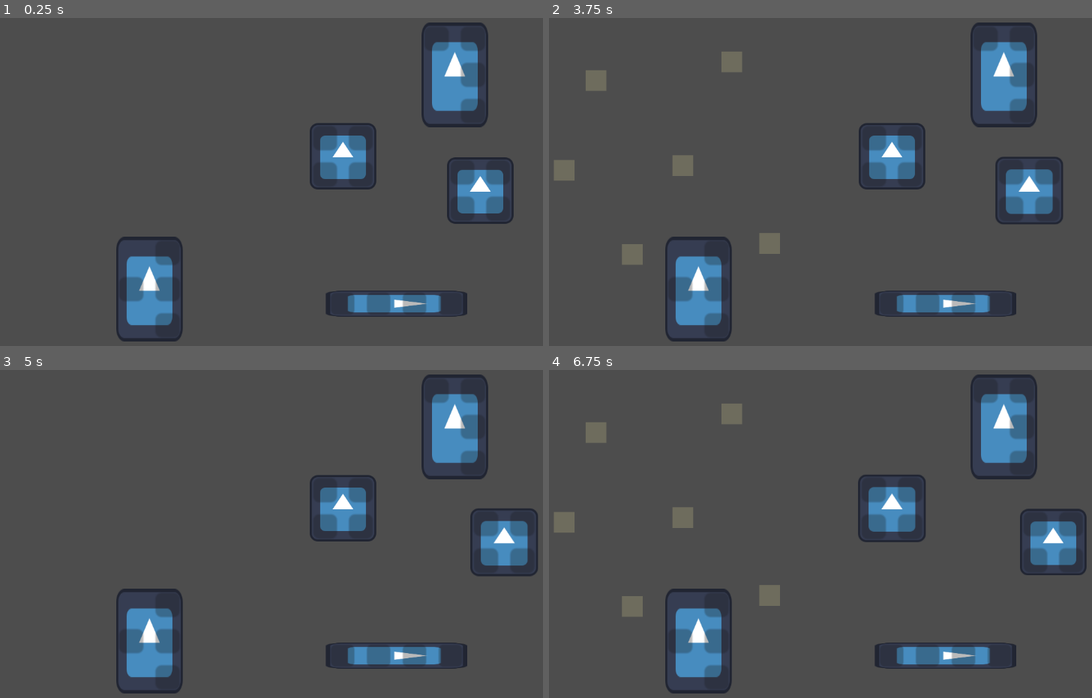
Above: before the commit, frames 1-4 (two rows, left to right).
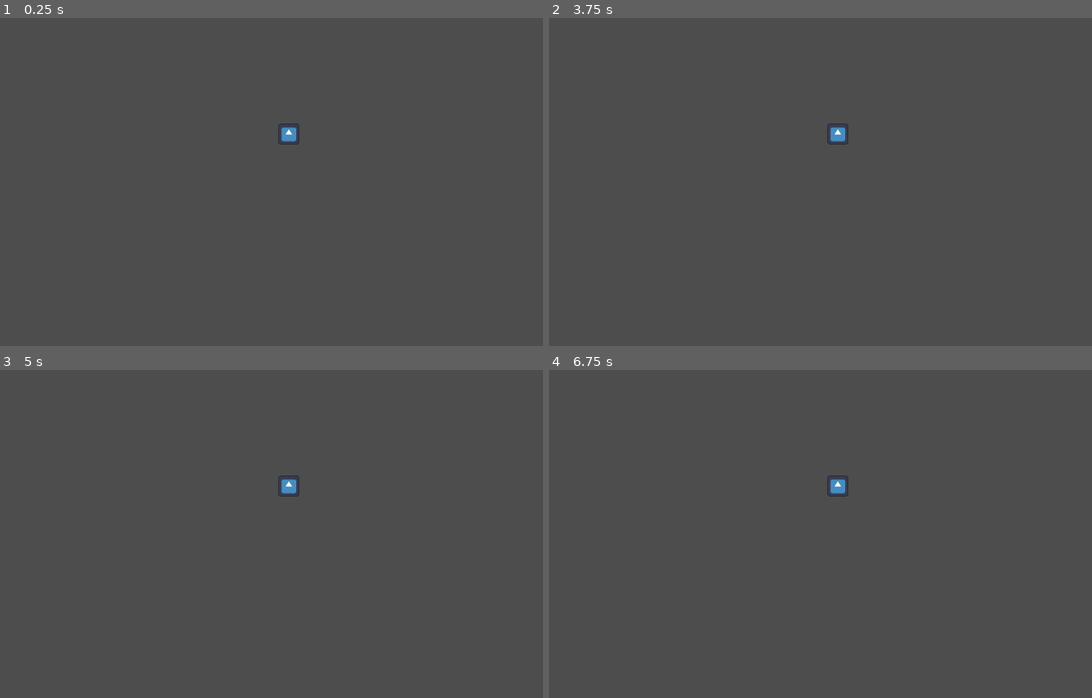
Above: after the commit, the same moments.

Repository: RRealJ/GameJam2024
Game: Godot game, scene res://cenas/testesPecas.tscn
The game is run twice, just before and just after one commit, with the same random seed, the same clock (stepped at 60 frames per second) and the same inputs. The project has no main scene, so this scene is started directly. The engine's default icon, where the game draws it, is replaced by a stand-in: a white triangle on a blue panel in a dark square.
Inputs (mouse positions are in pixels of both pictures, inside the frame that each line leads up to):
- Up to frame 1 (0.25 s): no input
- Up to frame 2 (3.75 s): tap Enter at 0.5, 2, 3.5 s; move the mouse to (891, 303) at 0.52 s; press the mouse at (891, 303) at 0.53 s; tap Space at 1.25, 2.75 s; move the mouse to (999, 303) at 1.27 s; release the mouse at (999, 303) at 1.28 s; click (999, 303) at 1.35 s; move the mouse to (961, 303) at 2.02 s; press the mouse at (961, 303) at 2.03 s; move the mouse to (929, 303) at 2.77 s; release the mouse at (929, 303) at 2.78 s; click (929, 303) at 2.85 s; move the mouse to (1010, 172) at 3.52 s; press the mouse at (1010, 172) at 3.53 s
- Up to frame 3 (5 s): tap Space at 4.25 s; move the mouse to (499, 524) at 4.27 s; release the mouse at (499, 524) at 4.28 s; click (499, 524) at 4.35 s
- Up to frame 4 (6.75 s): move the mouse to (1037, 560) at 5.02 s; press the mouse at (1037, 560) at 5.03 s; move the mouse to (1070, 560) at 5.77 s; release the mouse at (1070, 560) at 5.78 s; click (1070, 560) at 5.85 s; move the mouse to (874, 491) at 6.52 s; press the mouse at (874, 491) at 6.53 s

The runs differ from the first frame. In frame 1, 12% of the frame differs, in the area x 21-95%, y 1-99%; in frame 2, 14%; in frame 3, 13%; in frame 4, 14%, in the area x 0-100%, y 1-99%.

Commit message:
restruturando codigo para melhorar estrutura de quebra-cabeças como explicado ontem

Diff:
--- a/cenas/buraco.tscn
+++ b/cenas/buraco.tscn
@@ -24,3 +24,4 @@
 grow_vertical = 2
 mouse_filter = 2
 color = Color(0.485703, 0.485704, 0.485703, 1)
+metadata/_edit_use_anchors_ = true
--- /dev/null
+++ b/cenas/peca.tscn
@@ -0,0 +1,27 @@
+[gd_scene load_steps=4 format=3 uid="uid://divceqdmw882v"]
+
+[ext_resource type="Texture2D" uid="uid://c87dfcgjth2gt" path="res://icon.svg" id="1_3b64e"]
+[ext_resource type="Script" path="res://scripts/peca_geral.gd" id="1_bh5f1"]
+
+[sub_resource type="RectangleShape2D" id="RectangleShape2D_vh33k"]
+size = Vector2(116, 118)
+
+[node name="peca" type="Node2D"]
+script = ExtResource("1_bh5f1")
+
+[node name="sprite" type="Sprite2D" parent="."]
+scale = Vector2(0.3125, 0.3125)
+texture = ExtResource("1_3b64e")
+centered = false
+
+[node name="area" type="Area2D" parent="sprite"]
+
+[node name="colisao" type="CollisionShape2D" parent="sprite/area"]
+position = Vector2(64, 64)
+shape = SubResource("RectangleShape2D_vh33k")
+
+[connection signal="ready" from="." to="." method="_on_ready"]
+[connection signal="body_entered" from="sprite/area" to="." method="_on_area_body_entered"]
+[connection signal="body_exited" from="sprite/area" to="." method="_on_area_body_exited"]
+[connection signal="mouse_entered" from="sprite/area" to="." method="_on_mouse_entered"]
+[connection signal="mouse_exited" from="sprite/area" to="." method="_on_mouse_exited"]
--- a/cenas/peca2x2.tscn
+++ /dev/null
@@ -1,110 +0,0 @@
-[gd_scene load_steps=6 format=3 uid="uid://divceqdmw882v"]
-
-[ext_resource type="Texture2D" uid="uid://c87dfcgjth2gt" path="res://icon.svg" id="1_3b64e"]
-[ext_resource type="Script" path="res://scripts/peca_geral.gd" id="1_bh5f1"]
-[ext_resource type="Script" path="res://scripts/encaixes.gd" id="3_fqsut"]
-
-[sub_resource type="RectangleShape2D" id="RectangleShape2D_mo62t"]
-size = Vector2(31.0189, 30.6685)
-
-[sub_resource type="RectangleShape2D" id="RectangleShape2D_kcvb8"]
-size = Vector2(63.7969, 64.1563)
-
-[node name="peca2x2" type="Node2D"]
-script = ExtResource("1_bh5f1")
-
-[node name="sprite" type="Sprite2D" parent="."]
-texture = ExtResource("1_3b64e")
-
-[node name="area" type="Area2D" parent="sprite"]
-scale = Vector2(3.80413, 3.8802)
-
-[node name="Button" type="Button" parent="sprite/area"]
-offset_left = -15.0
-offset_top = -15.0
-offset_right = -2.99997
-offset_bottom = -2.99999
-mouse_filter = 2
-disabled = true
-metadata/_edit_use_anchors_ = true
-
-[node name="Button2" type="Button" parent="sprite/area"]
-offset_left = 3.0
-offset_top = 3.0
-offset_right = 15.0
-offset_bottom = 15.0
-mouse_filter = 2
-disabled = true
-metadata/_edit_use_anchors_ = true
-
-[node name="Button3" type="Button" parent="sprite/area"]
-offset_left = -15.0
-offset_top = 3.0
-offset_right = -3.0
-offset_bottom = 15.0
-mouse_filter = 2
-disabled = true
-metadata/_edit_use_anchors_ = true
-
-[node name="Button4" type="Button" parent="sprite/area"]
-offset_left = 3.0
-offset_top = -15.0
-offset_right = 15.0
-offset_bottom = -2.99999
-mouse_filter = 2
-disabled = true
-metadata/_edit_use_anchors_ = true
-
-[node name="colissao" type="CollisionShape2D" parent="sprite/area"]
-position = Vector2(-7.62939e-06, -0.12886)
-shape = SubResource("RectangleShape2D_mo62t")
-debug_color = Color(0, 0.6, 0.701961, 0.027451)
-
-[node name="enc1" type="Area2D" parent="sprite"]
-script = ExtResource("3_fqsut")
-
-[node name="encaixe1" type="CollisionShape2D" parent="sprite/enc1"]
-position = Vector2(-34, -34)
-shape = SubResource("RectangleShape2D_kcvb8")
-debug_color = Color(0.862745, 0.203922, 0, 0.282353)
-
-[node name="enc2" type="Area2D" parent="sprite"]
-script = ExtResource("3_fqsut")
-
-[node name="encaixe2" type="CollisionShape2D" parent="sprite/enc2"]
-position = Vector2(34, -34)
-shape = SubResource("RectangleShape2D_kcvb8")
-debug_color = Color(0.862745, 0.203922, 0, 0.282353)
-
-[node name="end3" type="Area2D" parent="sprite"]
-script = ExtResource("3_fqsut")
-
-[node name="encaixe3" type="CollisionShape2D" parent="sprite/end3"]
-position = Vector2(-34, 35)
-shape = SubResource("RectangleShape2D_kcvb8")
-debug_color = Color(0.862745, 0.203922, 0, 0.282353)
-
-[node name="enc4" type="Area2D" parent="sprite"]
-script = ExtResource("3_fqsut")
-
-[node name="encaixe4" type="CollisionShape2D" parent="sprite/enc4"]
-position = Vector2(35, 36)
-shape = SubResource("RectangleShape2D_kcvb8")
-debug_color = Color(0.862745, 0.203922, 0, 0.282353)
-
-[connection signal="ready" from="." to="." method="_on_ready"]
-[connection signal="body_entered" from="sprite/area" to="." method="_on_area_body_entered"]
-[connection signal="body_exited" from="sprite/area" to="." method="_on_area_body_exited"]
-[connection signal="mouse_entered" from="sprite/enc1" to="." method="_on_mouse_entered"]
-[connection signal="mouse_entered" from="sprite/enc1" to="sprite/enc1" method="_on_mouse_entered"]
-[connection signal="mouse_exited" from="sprite/enc1" to="." method="_on_mouse_exited"]
-[connection signal="ready" from="sprite/enc1" to="sprite/enc1" method="_on_ready"]
-[connection signal="mouse_entered" from="sprite/enc2" to="." method="_on_mouse_entered"]
-[connection signal="mouse_entered" from="sprite/enc2" to="sprite/enc2" method="_on_mouse_entered"]
-[connection signal="mouse_exited" from="sprite/enc2" to="." method="_on_mouse_exited"]
-[connection signal="mouse_entered" from="sprite/end3" to="." method="_on_mouse_entered"]
-[connection signal="mouse_entered" from="sprite/end3" to="sprite/end3" method="_on_mouse_entered"]
-[connection signal="mouse_exited" from="sprite/end3" to="." method="_on_mouse_exited"]
-[connection signal="mouse_entered" from="sprite/enc4" to="." method="_on_mouse_entered"]
-[connection signal="mouse_entered" from="sprite/enc4" to="sprite/enc4" method="_on_mouse_entered"]
-[connection signal="mouse_exited" from="sprite/enc4" to="." method="_on_mouse_exited"]
--- a/cenas/pecaI.tscn
+++ /dev/null
@@ -1,123 +0,0 @@
-[gd_scene load_steps=6 format=3 uid="uid://ovgmopgfrdyf"]
-
-[ext_resource type="Script" path="res://scripts/peca_geral.gd" id="1_j2lf4"]
-[ext_resource type="Texture2D" uid="uid://c87dfcgjth2gt" path="res://icon.svg" id="2_ea7v6"]
-[ext_resource type="Script" path="res://scripts/encaixes.gd" id="3_onx1d"]
-
-[sub_resource type="RectangleShape2D" id="RectangleShape2D_p8m8s"]
-size = Vector2(42, 264)
-
-[sub_resource type="RectangleShape2D" id="RectangleShape2D_y210c"]
-size = Vector2(46.0001, 74)
-
-[node name="Peca__I" type="Node2D"]
-script = ExtResource("1_j2lf4")
-
-[node name="sprite" type="Sprite2D" parent="."]
-scale = Vector2(0.391, 2.125)
-texture = ExtResource("2_ea7v6")
-
-[node name="area" type="Area2D" parent="sprite"]
-position = Vector2(-71.6113, 3.76471)
-scale = Vector2(2.55754, 0.470588)
-
-[node name="Button" type="Button" parent="sprite/area"]
-offset_left = 7.0
-offset_top = 73.0
-offset_right = 21.0
-offset_bottom = 88.0
-scale = Vector2(3, 3)
-mouse_filter = 2
-disabled = true
-metadata/_edit_use_anchors_ = true
-
-[node name="Button2" type="Button" parent="sprite/area"]
-offset_left = 7.0
-offset_top = -134.0
-offset_right = 21.0
-offset_bottom = -119.0
-scale = Vector2(3, 3)
-mouse_filter = 2
-disabled = true
-metadata/_edit_use_anchors_ = true
-
-[node name="Button3" type="Button" parent="sprite/area"]
-offset_left = 7.0
-offset_top = -65.0
-offset_right = 21.0
-offset_bottom = -50.0
-scale = Vector2(3, 3)
-mouse_filter = 2
-disabled = true
-metadata/_edit_use_anchors_ = true
-
-[node name="Button4" type="Button" parent="sprite/area"]
-offset_left = 7.0
-offset_top = 4.0
-offset_right = 21.0
-offset_bottom = 19.0
-scale = Vector2(3, 3)
-mouse_filter = 2
-disabled = true
-metadata/_edit_use_anchors_ = true
-
-[node name="colisao" type="CollisionShape2D" parent="sprite/area"]
-position = Vector2(28, -9)
-shape = SubResource("RectangleShape2D_p8m8s")
-debug_color = Color(0, 0.6, 0.701961, 0)
-
-[node name="enc1" type="Area2D" parent="sprite"]
-position = Vector2(-71.6113, 3.76471)
-scale = Vector2(2.55754, 0.470588)
-script = ExtResource("3_onx1d")
-
-[node name="encaixe" type="CollisionShape2D" parent="sprite/enc1"]
-position = Vector2(27.5, 96)
-shape = SubResource("RectangleShape2D_y210c")
-debug_color = Color(0.862745, 0.301961, 0, 0.188235)
-
-[node name="enc2" type="Area2D" parent="sprite"]
-position = Vector2(-71.6113, 3.76471)
-scale = Vector2(2.55754, 0.470588)
-script = ExtResource("3_onx1d")
-
-[node name="encaixe2" type="CollisionShape2D" parent="sprite/enc2"]
-position = Vector2(28.0001, -112)
-shape = SubResource("RectangleShape2D_y210c")
-debug_color = Color(0.862745, 0.301961, 0, 0.188235)
-
-[node name="enc3" type="Area2D" parent="sprite"]
-position = Vector2(-71.6113, 3.76471)
-scale = Vector2(2.55754, 0.470588)
-script = ExtResource("3_onx1d")
-
-[node name="encaixe3" type="CollisionShape2D" parent="sprite/enc3"]
-position = Vector2(28, -43)
-shape = SubResource("RectangleShape2D_y210c")
-debug_color = Color(0.862745, 0.301961, 0, 0.188235)
-
-[node name="enc4" type="Area2D" parent="sprite"]
-position = Vector2(-71.6113, 3.76471)
-scale = Vector2(2.55754, 0.470588)
-script = ExtResource("3_onx1d")
-
-[node name="encaixe4" type="CollisionShape2D" parent="sprite/enc4"]
-position = Vector2(28, 25)
-shape = SubResource("RectangleShape2D_y210c")
-debug_color = Color(0.862745, 0.301961, 0, 0.188235)
-
-[connection signal="ready" from="." to="." method="_on_ready"]
-[connection signal="body_entered" from="sprite/area" to="." method="_on_area_body_entered"]
-[connection signal="body_exited" from="sprite/area" to="." method="_on_area_body_exited"]
-[connection signal="mouse_entered" from="sprite/enc1" to="." method="_on_mouse_entered"]
-[connection signal="mouse_entered" from="sprite/enc1" to="sprite/enc1" method="_on_mouse_entered"]
-[connection signal="mouse_exited" from="sprite/enc1" to="." method="_on_mouse_exited"]
-[connection signal="mouse_entered" from="sprite/enc2" to="." method="_on_mouse_entered"]
-[connection signal="mouse_entered" from="sprite/enc2" to="sprite/enc2" method="_on_mouse_entered"]
-[connection signal="mouse_exited" from="sprite/enc2" to="." method="_on_mouse_exited"]
-[connection signal="mouse_entered" from="sprite/enc3" to="." method="_on_mouse_entered"]
-[connection signal="mouse_entered" from="sprite/enc3" to="sprite/enc3" method="_on_mouse_entered"]
-[connection signal="mouse_exited" from="sprite/enc3" to="." method="_on_mouse_exited"]
-[connection signal="mouse_entered" from="sprite/enc4" to="." method="_on_mouse_entered"]
-[connection signal="mouse_entered" from="sprite/enc4" to="sprite/enc4" method="_on_mouse_entered"]
-[connection signal="mouse_exited" from="sprite/enc4" to="." method="_on_mouse_exited"]
--- a/cenas/peca_L.tscn
+++ /dev/null
@@ -1,109 +0,0 @@
-[gd_scene load_steps=5 format=3 uid="uid://higaqni2e10g"]
-
-[ext_resource type="Script" path="res://scripts/peca_geral.gd" id="1_fd83k"]
-[ext_resource type="Texture2D" uid="uid://c87dfcgjth2gt" path="res://icon.svg" id="2_xbp8j"]
-[ext_resource type="Script" path="res://scripts/encaixes.gd" id="3_nfc85"]
-
-[sub_resource type="RectangleShape2D" id="RectangleShape2D_cnnkk"]
-size = Vector2(63.75, 41.6931)
-
-[node name="PecaL" type="Node2D"]
-position = Vector2(295, 203)
-script = ExtResource("1_fd83k")
-
-[node name="sprite" type="Sprite2D" parent="."]
-scale = Vector2(1, 1.574)
-texture = ExtResource("2_xbp8j")
-
-[node name="area" type="Area2D" parent="sprite"]
-position = Vector2(0, -2.46154)
-scale = Vector2(3.87879, 2.45423)
-
-[node name="Button" type="Button" parent="sprite/area"]
-offset_left = 3.0
-offset_top = 13.0
-offset_right = 15.0
-offset_bottom = 25.0
-mouse_filter = 2
-disabled = true
-metadata/_edit_use_anchors_ = true
-
-[node name="Button2" type="Button" parent="sprite/area"]
-offset_left = 3.0
-offset_top = -5.0
-offset_right = 15.0
-offset_bottom = 7.0
-mouse_filter = 2
-disabled = true
-metadata/_edit_use_anchors_ = true
-
-[node name="Button3" type="Button" parent="sprite/area"]
-offset_left = 3.0
-offset_top = -23.0
-offset_right = 15.0
-offset_bottom = -11.0
-mouse_filter = 2
-disabled = true
-metadata/_edit_use_anchors_ = true
-
-[node name="Button4" type="Button" parent="sprite/area"]
-offset_left = -15.0
-offset_top = -23.0
-offset_right = -3.0
-offset_bottom = -11.0
-mouse_filter = 2
-disabled = true
-metadata/_edit_use_anchors_ = true
-
-[node name="colisao" type="CollisionPolygon2D" parent="sprite/area"]
-modulate = Color(1, 1, 1, 0.0980392)
-polygon = PackedVector2Array(-15, -23, -15, -11, 3, -11, 3, 25, 15, 25, 15, -23)
-
-[node name="enc1" type="Area2D" parent="sprite"]
-script = ExtResource("3_nfc85")
-
-[node name="encaixe1" type="CollisionShape2D" parent="sprite/enc1"]
-position = Vector2(35, -1.19209e-07)
-shape = SubResource("RectangleShape2D_cnnkk")
-debug_color = Color(0.894118, 0.317647, 0, 0.129412)
-
-[node name="enc2" type="Area2D" parent="sprite"]
-position = Vector2(0, 1.27065)
-script = ExtResource("3_nfc85")
-
-[node name="encaixe2" type="CollisionShape2D" parent="sprite/enc2"]
-position = Vector2(-34, -45.7433)
-shape = SubResource("RectangleShape2D_cnnkk")
-debug_color = Color(0.894118, 0.317647, 0, 0.129412)
-
-[node name="enc3" type="Area2D" parent="sprite"]
-script = ExtResource("3_nfc85")
-
-[node name="encaixe3" type="CollisionShape2D" parent="sprite/enc3"]
-position = Vector2(35, -44.4727)
-shape = SubResource("RectangleShape2D_cnnkk")
-debug_color = Color(0.894118, 0.317647, 0, 0.129412)
-
-[node name="enc4" type="Area2D" parent="sprite"]
-script = ExtResource("3_nfc85")
-
-[node name="encaixe4" type="CollisionShape2D" parent="sprite/enc4"]
-position = Vector2(35, 43.8374)
-shape = SubResource("RectangleShape2D_cnnkk")
-debug_color = Color(0.894118, 0.317647, 0, 0.129412)
-
-[connection signal="ready" from="." to="." method="_on_ready"]
-[connection signal="body_entered" from="sprite/area" to="." method="_on_area_body_entered"]
-[connection signal="body_exited" from="sprite/area" to="." method="_on_area_body_exited"]
-[connection signal="mouse_entered" from="sprite/enc1" to="." method="_on_mouse_entered"]
-[connection signal="mouse_entered" from="sprite/enc1" to="sprite/enc1" method="_on_mouse_entered"]
-[connection signal="mouse_exited" from="sprite/enc1" to="." method="_on_mouse_exited"]
-[connection signal="mouse_entered" from="sprite/enc2" to="." method="_on_mouse_entered"]
-[connection signal="mouse_entered" from="sprite/enc2" to="sprite/enc2" method="_on_mouse_entered"]
-[connection signal="mouse_exited" from="sprite/enc2" to="." method="_on_mouse_exited"]
-[connection signal="mouse_entered" from="sprite/enc3" to="." method="_on_mouse_entered"]
-[connection signal="mouse_entered" from="sprite/enc3" to="sprite/enc3" method="_on_mouse_entered"]
-[connection signal="mouse_exited" from="sprite/enc3" to="." method="_on_mouse_exited"]
-[connection signal="mouse_entered" from="sprite/enc4" to="." method="_on_mouse_entered"]
-[connection signal="mouse_entered" from="sprite/enc4" to="sprite/enc4" method="_on_mouse_entered"]
-[connection signal="mouse_exited" from="sprite/enc4" to="." method="_on_mouse_exited"]
--- a/cenas/peca_T.tscn
+++ /dev/null
@@ -1,114 +0,0 @@
-[gd_scene load_steps=5 format=3 uid="uid://b41dapldo5twn"]
-
-[ext_resource type="Script" path="res://scripts/peca_geral.gd" id="1_t7yn1"]
-[ext_resource type="Texture2D" uid="uid://c87dfcgjth2gt" path="res://icon.svg" id="2_s56ct"]
-[ext_resource type="Script" path="res://scripts/encaixes.gd" id="3_4a13f"]
-
-[sub_resource type="RectangleShape2D" id="RectangleShape2D_f5gjw"]
-size = Vector2(65.25, 41.6137)
-
-[node name="pecaT" type="Node2D"]
-position = Vector2(315, 183)
-script = ExtResource("1_t7yn1")
-
-[node name="sprite" type="Sprite2D" parent="."]
-scale = Vector2(1, 1.574)
-texture = ExtResource("2_s56ct")
-
-[node name="area" type="Area2D" parent="sprite"]
-position = Vector2(2.75604e-14, -2.46154)
-scale = Vector2(3.87879, 2.46154)
-
-[node name="Button" type="Button" parent="sprite/area"]
-offset_left = 3.0
-offset_top = 13.0
-offset_right = 15.0
-offset_bottom = 25.0
-mouse_filter = 2
-disabled = true
-metadata/_edit_use_anchors_ = true
-
-[node name="Button2" type="Button" parent="sprite/area"]
-offset_left = 3.0
-offset_top = -5.0
-offset_right = 15.0
-offset_bottom = 7.0
-mouse_filter = 2
-disabled = true
-metadata/_edit_use_anchors_ = true
-
-[node name="Button3" type="Button" parent="sprite/area"]
-offset_left = 3.0
-offset_top = -23.0
-offset_right = 15.0
-offset_bottom = -11.0
-mouse_filter = 2
-disabled = true
-metadata/_edit_use_anchors_ = true
-
-[node name="Button4" type="Button" parent="sprite/area"]
-offset_left = -15.0
-offset_top = -5.0
-offset_right = -3.0
-offset_bottom = 7.0
-mouse_filter = 2
-disabled = true
-metadata/_edit_use_anchors_ = true
-
-[node name="colisao" type="CollisionPolygon2D" parent="sprite/area"]
-modulate = Color(1, 1, 1, 0.152941)
-polygon = PackedVector2Array(-15, -5, -15, 7, 3, 7, 3, 25, 15, 25, 15, -23, 3, -23, 3, -5)
-
-[node name="enc1" type="Area2D" parent="sprite"]
-script = ExtResource("3_4a13f")
-
-[node name="encaixe" type="CollisionShape2D" parent="sprite/enc1"]
-position = Vector2(-34, 0)
-shape = SubResource("RectangleShape2D_f5gjw")
-debug_color = Color(0.917647, 0.282353, 0, 0.129412)
-
-[node name="enc2" type="Area2D" parent="sprite"]
-script = ExtResource("3_4a13f")
-
-[node name="encaixe2" type="CollisionShape2D" parent="sprite/enc2"]
-position = Vector2(36, 43.8374)
-shape = SubResource("RectangleShape2D_f5gjw")
-debug_color = Color(0.917647, 0.282353, 0, 0.129412)
-
-[node name="enc3" type="Area2D" parent="sprite"]
-position = Vector2(0, -2.46154)
-scale = Vector2(3.87879, 2.46154)
-script = ExtResource("3_4a13f")
-
-[node name="encaixe3" type="CollisionShape2D" parent="sprite/enc3"]
-position = Vector2(9.02343, -17.067)
-scale = Vector2(0.257812, 0.40625)
-shape = SubResource("RectangleShape2D_f5gjw")
-debug_color = Color(0.917647, 0.282353, 0, 0.129412)
-
-[node name="enc4" type="Area2D" parent="sprite"]
-position = Vector2(0, -2.46154)
-scale = Vector2(3.87879, 2.46154)
-script = ExtResource("3_4a13f")
-
-[node name="encaixe4" type="CollisionShape2D" parent="sprite/enc4"]
-position = Vector2(9.28124, 1)
-scale = Vector2(0.257812, 0.40625)
-shape = SubResource("RectangleShape2D_f5gjw")
-debug_color = Color(0.917647, 0.282353, 0, 0.129412)
-
-[connection signal="ready" from="." to="." method="_on_ready"]
-[connection signal="body_entered" from="sprite/area" to="." method="_on_area_body_entered"]
-[connection signal="body_exited" from="sprite/area" to="." method="_on_area_body_exited"]
-[connection signal="mouse_entered" from="sprite/enc1" to="." method="_on_mouse_entered"]
-[connection signal="mouse_entered" from="sprite/enc1" to="sprite/enc1" method="_on_mouse_entered"]
-[connection signal="mouse_exited" from="sprite/enc1" to="." method="_on_mouse_exited"]
-[connection signal="mouse_entered" from="sprite/enc2" to="." method="_on_mouse_entered"]
-[connection signal="mouse_entered" from="sprite/enc2" to="sprite/enc2" method="_on_mouse_entered"]
-[connection signal="mouse_exited" from="sprite/enc2" to="." method="_on_mouse_exited"]
-[connection signal="mouse_entered" from="sprite/enc3" to="." method="_on_mouse_entered"]
-[connection signal="mouse_entered" from="sprite/enc3" to="sprite/enc3" method="_on_mouse_entered"]
-[connection signal="mouse_exited" from="sprite/enc3" to="." method="_on_mouse_exited"]
-[connection signal="mouse_entered" from="sprite/enc4" to="." method="_on_mouse_entered"]
-[connection signal="mouse_entered" from="sprite/enc4" to="sprite/enc4" method="_on_mouse_entered"]
-[connection signal="mouse_exited" from="sprite/enc4" to="." method="_on_mouse_exited"]
--- a/cenas/testesPecas.tscn
+++ b/cenas/testesPecas.tscn
@@ -1,10 +1,7 @@
-[gd_scene load_steps=7 format=3 uid="uid://b67nljid8i4n2"]
+[gd_scene load_steps=4 format=3 uid="uid://b67nljid8i4n2"]
 
-[ext_resource type="PackedScene" uid="uid://divceqdmw882v" path="res://cenas/peca2x2.tscn" id="1_1sh4d"]
 [ext_resource type="Script" path="res://scripts/estagios.gd" id="1_i3h2h"]
-[ext_resource type="PackedScene" uid="uid://higaqni2e10g" path="res://cenas/peca_L.tscn" id="3_rdo4y"]
-[ext_resource type="PackedScene" uid="uid://b41dapldo5twn" path="res://cenas/peca_T.tscn" id="4_6exub"]
-[ext_resource type="PackedScene" uid="uid://ovgmopgfrdyf" path="res://cenas/pecaI.tscn" id="4_pjlgx"]
+[ext_resource type="PackedScene" uid="uid://divceqdmw882v" path="res://cenas/peca.tscn" id="3_tasv5"]
 [ext_resource type="PackedScene" uid="uid://c0cx2u8u3pfbn" path="res://cenas/buraco.tscn" id="5_dxoyu"]
 
 [node name="TestesPecas" type="Node2D"]
@@ -28,18 +25,5 @@
 [node name="buraco" parent="." instance=ExtResource("5_dxoyu")]
 position = Vector2(177, 115)
 
-[node name="Peca__I" parent="." instance=ExtResource("4_pjlgx")]
-position = Vector2(869, 565)
-rotation = 1.5708
-
-[node name="peca2x3" parent="." instance=ExtResource("1_1sh4d")]
-position = Vector2(1030, 347)
-
-[node name="peca2x2" parent="." instance=ExtResource("1_1sh4d")]
-position = Vector2(766, 281)
-
-[node name="PecaL" parent="." instance=ExtResource("3_rdo4y")]
-position = Vector2(981, 124)
-
-[node name="pecaT" parent="." instance=ExtResource("4_6exub")]
-position = Vector2(394, 537)
+[node name="peca" parent="." instance=ExtResource("3_tasv5")]
+position = Vector2(642, 218)
--- a/scripts/encaixes.gd
+++ /dev/null
@@ -1,7 +0,0 @@
-extends Node
-
-@onready var peca = $"../../"
-
-
-func _on_mouse_entered() -> void:
-	peca.encaixe = self
--- a/scripts/peca_geral.gd
+++ b/scripts/peca_geral.gd
@@ -2,7 +2,6 @@
 
 class_name Peca
 
-@onready var estagio = $".."
 @onready var area2d = $sprite/area
 @onready var textura : Resource #vai pegar a textura do estagio atraves de load/preload no script do estagio.
 @onready var sprite = $sprite
@@ -11,10 +10,12 @@
 var body_ref
 var initialPos : Vector2
 var offset : Vector2
-var encaixe
+var estagio
 
 
 func _on_ready() -> void:
+	if $".".name == 'peca':
+		estagio = null
 	pass
 	#sprite.texture = textura #atribui a textura que quiser ao carregar na cena
 
@@ -22,7 +23,6 @@
 func _process(delta: float) -> void:
 	if draggable:	#codigo para arrastar com mouse e animação com tween
 		if Input.is_action_just_pressed("click"):
-			print(encaixe.name)
 			initialPos = global_position
 			offset = get_global_mouse_position() - global_position
 			Global.is_dragging = true
@@ -53,7 +53,8 @@
 
 func _on_mouse_entered() -> void:
 	if not Global.is_dragging:
-		estagio.set_pecas_index_to_1()
+		if estagio != null:
+			estagio.set_pecas_index_to_1()
 		draggable = true
 		self.z_index = 3
 		scale = Vector2(1.02, 1.02)
